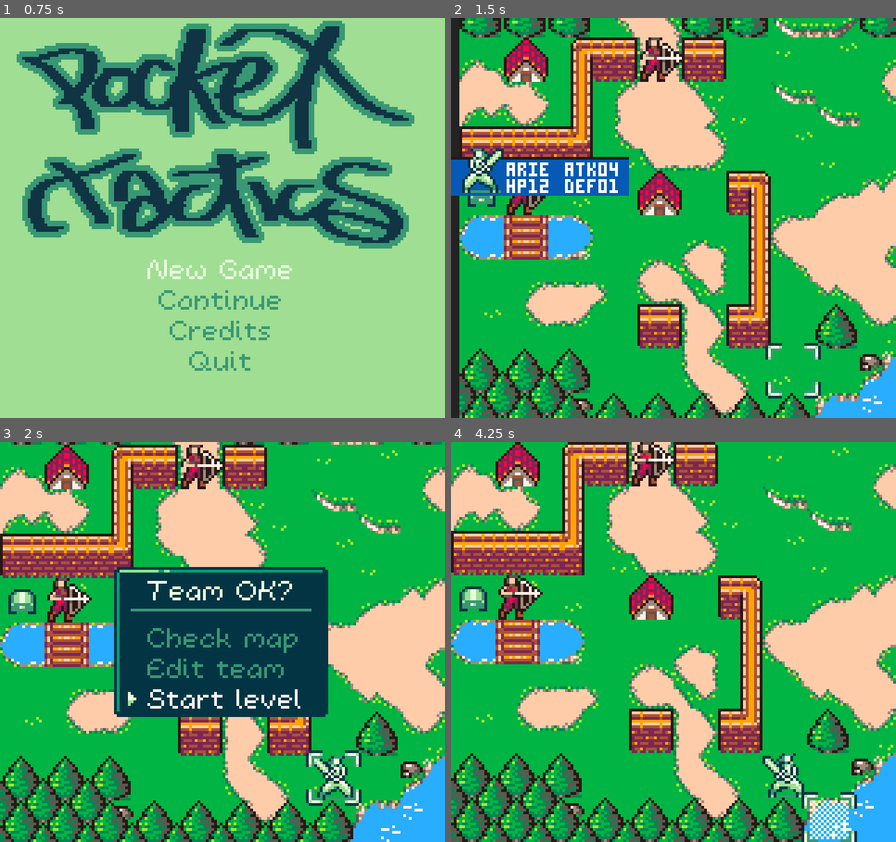
Above: before the commit, frames 1-4 (two rows, left to right).
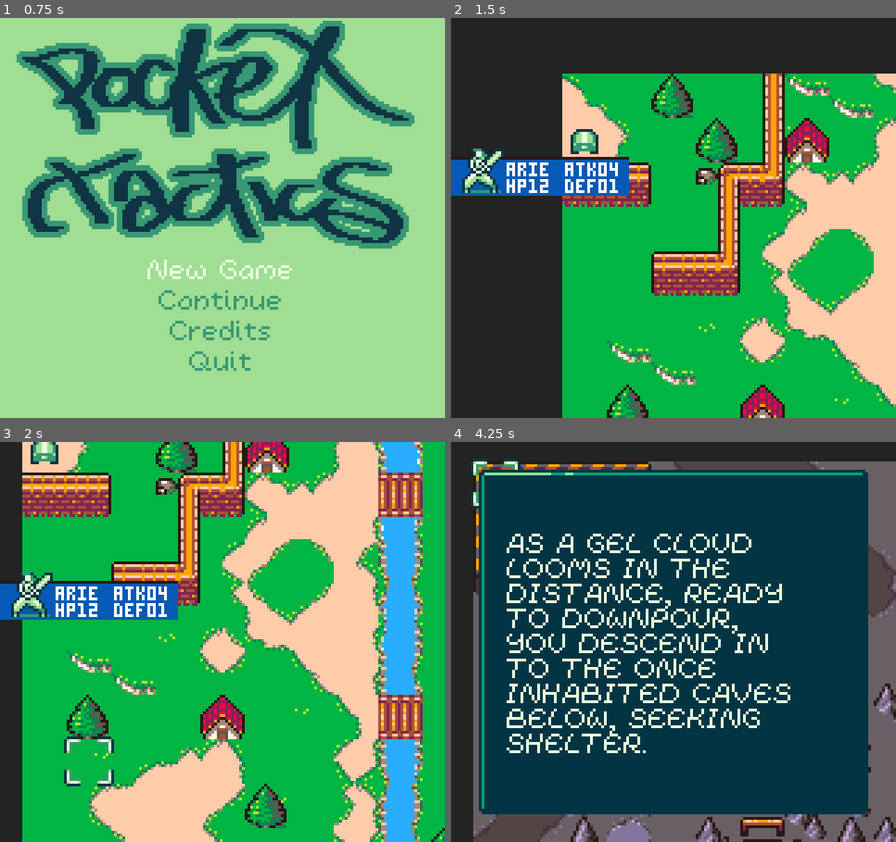
Above: after the commit, the same moments.

Repository: kevinlights/titan_tactics
Game: Godot game, scene res://scenes/landing.tscn
Two runs of this game, one before a commit and one after it. Both use one fixed random seed, a clock stepped at 60 frames per second and the inputs below.
Inputs (mouse positions are in pixels of both pictures, inside the frame that each line leads up to):
- Up to frame 1 (0.75 s): click "New Game" at 0.5 s
- Up to frame 2 (1.5 s): tap Enter (ui_accept) at 1.25 s; move the mouse to (771, 198) at 1.27 s; hold Right (ui_right) from 1.28 s (still down); tap Tab (ui_focus_next) at 1.35 s
- Up to frame 3 (2 s): keep holding Right (ui_right); tap Enter (ui_accept) at 1.52 s; tap Home (ui_home) at 1.55 s
- Up to frame 4 (4.25 s): release Right (ui_right) at 2 s; click (673, 698) at 2 s, where only the run before the commit has a clickable "Start level"; move the mouse to (584, 662) at 2.77 s; hold Down (ui_down) 2.78-3.53 s; tap Home (ui_home) at 2.85, 3.8 s; tap Enter (ui_accept) at 3.02 s; tap Tab (ui_focus_next) at 3.05, 3.6 s; move the mouse to (718, 554) at 3.52 s; hold Right (ui_right) from 3.53 s (still down)

Frame 1 is identical in both runs. In frame 2, 66% of the frame differs, in the area x 1-100%, y 0-100%; in frame 3, 80%; in frame 4, 98%, in the area x 0-100%, y 0-100%.
Error before the commit: Invalid get index 'max_hp' (on base: 'Resource'). (res://scripts/character_controller.gd:214)

Commit message:
Character Spawner tool

Diff:
--- a/project.godot
+++ b/project.godot
@@ -34,7 +34,7 @@
 "language": "GDScript",
 "path": "res://scripts/class_default_stats.gd"
 }, {
-"base": "Object",
+"base": "Resource",
 "class": "Item",
 "language": "GDScript",
 "path": "res://scripts/item.gd"
--- a/scenes/gui.tscn
+++ b/scenes/gui.tscn
@@ -55,14 +55,14 @@
 "name": "up",
 "speed": 3.0
 }, {
+"frames": [  ],
+"loop": true,
+"name": "neutral",
+"speed": 3.0
+}, {
 "frames": [ SubResource( 3 ), SubResource( 4 ) ],
 "loop": true,
 "name": "down",
-"speed": 3.0
-}, {
-"frames": [  ],
-"loop": true,
-"name": "neutral",
 "speed": 3.0
 } ]
 
@@ -89,14 +89,14 @@
 "name": "up",
 "speed": 3.0
 }, {
+"frames": [  ],
+"loop": true,
+"name": "neutral",
+"speed": 3.0
+}, {
 "frames": [ SubResource( 8 ), SubResource( 9 ) ],
 "loop": true,
 "name": "down",
-"speed": 3.0
-}, {
-"frames": [  ],
-"loop": true,
-"name": "neutral",
 "speed": 3.0
 } ]
 
@@ -127,44 +127,44 @@
 
 [sub_resource type="AtlasTexture" id=16]
 atlas = ExtResource( 20 )
-region = Rect2( 54, 0, 18, 18 )
+region = Rect2( 90, 0, 18, 18 )
 
 [sub_resource type="AtlasTexture" id=17]
 atlas = ExtResource( 20 )
-region = Rect2( 54, 18, 18, 18 )
+region = Rect2( 90, 18, 18, 18 )
 
 [sub_resource type="AtlasTexture" id=18]
 atlas = ExtResource( 20 )
-region = Rect2( 0, 0, 18, 18 )
+region = Rect2( 54, 0, 18, 18 )
 
 [sub_resource type="AtlasTexture" id=19]
 atlas = ExtResource( 20 )
-region = Rect2( 0, 18, 18, 18 )
+region = Rect2( 54, 18, 18, 18 )
 
 [sub_resource type="AtlasTexture" id=20]
 atlas = ExtResource( 20 )
-region = Rect2( 90, 0, 18, 18 )
+region = Rect2( 0, 0, 18, 18 )
 
 [sub_resource type="AtlasTexture" id=21]
 atlas = ExtResource( 20 )
-region = Rect2( 90, 18, 18, 18 )
+region = Rect2( 0, 18, 18, 18 )
 
 [sub_resource type="SpriteFrames" id=22]
 animations = [ {
 "frames": [ SubResource( 16 ), SubResource( 17 ) ],
 "loop": true,
-"name": "mage",
+"name": "archer",
 "speed": 3.0
 }, {
 "frames": [ SubResource( 18 ), SubResource( 19 ) ],
 "loop": true,
-"name": "fighter",
-"speed": 5.0
+"name": "mage",
+"speed": 3.0
 }, {
 "frames": [ SubResource( 20 ), SubResource( 21 ) ],
 "loop": true,
-"name": "archer",
-"speed": 3.0
+"name": "fighter",
+"speed": 5.0
 } ]
 
 [node name="gui" type="CanvasLayer"]
@@ -818,6 +818,7 @@
 [node name="arrow" type="AnimatedSprite" parent="weaponswap"]
 position = Vector2( 32, 32 )
 frames = SubResource( 15 )
+frame = 1
 playing = true
 
 [node name="characterselect" type="Control" parent="."]
@@ -923,7 +924,6 @@
 position = Vector2( 11, 55 )
 frames = SubResource( 22 )
 animation = "fighter"
-frame = 1
 playing = true
 
 [node name="win" type="Control" parent="."]
--- a/scenes/levels/level_1.tscn
+++ b/scenes/levels/level_1.tscn
@@ -1,12 +1,33 @@
-[gd_scene load_steps=7 format=2]
+[gd_scene load_steps=10 format=2]
 
 [ext_resource path="res://gfx/level one test.png" type="Texture" id=1]
 [ext_resource path="res://scenes/levels/level_meta_tileset.tres" type="TileSet" id=2]
 [ext_resource path="res://scripts/characterspawner.gd" type="Script" id=3]
-[ext_resource path="res://gfx/swordsman.png" type="Texture" id=4]
+[ext_resource path="res://gfx/archer.png" type="Texture" id=4]
 [ext_resource path="res://scripts/character_stats.gd" type="Script" id=5]
+[ext_resource path="res://scripts/item.gd" type="Script" id=6]
 
 [sub_resource type="Resource" id=1]
+script = ExtResource( 6 )
+character_class = 0
+level = 1
+name = "minor knife"
+attack = 1.0
+attack_range = 1.0
+defense = 0
+heal = 0
+
+[sub_resource type="Resource" id=2]
+script = ExtResource( 6 )
+character_class = 2
+level = 1
+name = "minor staff"
+attack = 1.0
+attack_range = 1.0
+defense = 0
+heal = 2.0
+
+[sub_resource type="Resource" id=3]
 script = ExtResource( 5 )
 character_class = 0
 name = ""
@@ -17,6 +38,8 @@
 def = 1
 atk_range = 1
 mov_range = 1
+item_atk = SubResource( 1 )
+item_def = SubResource( 2 )
 
 [node name="level" type="Node2D"]
 __meta__ = {
@@ -36,12 +59,13 @@
 centered = false
 
 [node name="CharacterSpawner" type="Sprite" parent="map"]
-position = Vector2( 105.574, 51.4247 )
+position = Vector2( 107.498, 51.3706 )
 texture = ExtResource( 4 )
 script = ExtResource( 3 )
-stats = SubResource( 1 )
+stats = SubResource( 3 )
 
 [node name="navigation" type="Navigation2D" parent="."]
+position = Vector2( 65.502, 42.1491 )
 
 [node name="tile_meta" type="TileMap" parent="navigation"]
 visible = false
--- a/scripts/character_controller.gd
+++ b/scripts/character_controller.gd
@@ -1,3 +1,4 @@
+tool
 class_name CharacterController
 extends Node2D
 
@@ -98,7 +99,7 @@
 	$guard.hide()
 
 func can_attack(target):
-	var atk_range = character.atk_range + character.items.atk.attack_range
+	var atk_range = character.atk_range + character.item_atk.attack_range
 	print(atk_range, " > ", target.tile.distance_to(tile), " : ", !(target.tile.distance_to(tile) > atk_range));
 	return !(target.tile.distance_to(tile) > atk_range)
 
@@ -107,15 +108,15 @@
 	if character.turn_limits.actions < 1:
 		return 0
 	character.turn_limits.actions -= 1
-	var atk_range = character.atk_range + character.items.atk.attack_range
-	var damage = float(character.atk + character.items.atk.attack)
+	var atk_range = character.atk_range + character.item_atk.attack_range
+	var damage = float(character.atk + character.item_atk.attack)
 	if target.character.character_class == character.weakness:
 		damage = damage * 0.7
 	if target.character.character_class == character.strength:
 		damage = damage * 1.3
 	if target.guarding:
 		damage = damage * 0.5
-	damage -= ((target.character.def + target.character.items.def.defense) * 1.5)
+	damage -= ((target.character.def + target.character.item_def.defense) * 1.5)
 	damage = floor(damage)
 	target.character.hp -= damage
 
@@ -206,14 +207,14 @@
 func from_spawner(character_spawner):
 #	print(character_spawner["Members/stats"])
 	print(character_spawner.stats)
-	character = character_spawner.stats.duplicate()
+	character = character_spawner.stats #.duplicate()
 	print(character)
 	# CharacterStats.new(character_spawner.stats.character_class, character_spawner.stats.control)
 #	character_spawner.stats
 	# reset to max hp when deploying
 	character.hp = character.max_hp
 	select_type()
-	init_common(character_spawner.control)
+	init_common(character_spawner.stats.control)
 
 func from_library(team_member):
 	character = team_member
@@ -259,7 +260,8 @@
 
 func init(char_type, control = Game.CONTROL.PLAYER):
 	var default_stats = load("res://resources/class_stats.tres") # [class_map[char_type]]
-	character = CharacterStats.new(char_type, control)
+	character = CharacterStats.new()
+#	character.from_defaults(char_type, control)
 #	var class_map = {
 #		Game.TYPE.FIGHTER: "swordsman",
 #		Game.TYPE.ARCHER: "archer",
--- a/scripts/character_stats.gd
+++ b/scripts/character_stats.gd
@@ -12,8 +12,9 @@
 export(int) var def
 export(int) var atk_range
 export(int) var mov_range
+export(Resource) var item_atk
+export(Resource) var item_def
 
-var is_stats = true
 var abilities
 var control
 var weakness
@@ -21,6 +22,9 @@
 
 func set_character_class(new_character_class):
 	character_class = new_character_class
+	if item_atk and item_def:
+		item_atk.character_class = new_character_class
+		item_def.character_class = new_character_class
 	emit_signal("class_changed")
 
 func get_character_class():
@@ -41,9 +45,13 @@
 	turn_limits.actions = 1
 
 func _ready():
-	pass # Replace with function body.
+	pass
+#	item_atk = Item.new()
+#	item_def = Item.new()
+#	item_atk.generate(Game.level, character_class)
+#	item_def.generate(Game.level, character_class)
 
-func _init(request_class, request_control, atk = 1, def = 1, atk_range = 1, mov_range = 1, hp = 10):
+func from_defaults(request_class, request_control, atk = 1, def = 1, atk_range = 1, mov_range = 1, hp = 10):
 	character_class = request_class
 	control = request_control
 	self.hp = hp
@@ -52,8 +60,10 @@
 	self.def = def
 	self.mov_range = mov_range
 	self.atk_range = atk_range
-	items.atk = Item.new()
-	items.def = Item.new()
+	item_atk = Item.new()
+	item_def = Item.new()
+	item_atk.generate(Game.level, character_class)
+	item_def.generate(Game.level, character_class)
 
 func generate(class_stats, request_class, request_control):
 	var default_stats = class_stats.archer
@@ -62,11 +72,11 @@
 		default_stats = class_stats.swordsman
 	elif request_class == Game.TYPE.MAGE:
 		default_stats = class_stats.mage
-#
-#	items.atk = Item.new()
-#	items.def = Item.new()
 	character_class = default_stats.character_class
-	items.atk.generate(Game.level, character_class)
+	item_atk = Item.new()
+	item_def = Item.new()
+	item_atk.generate(Game.level, character_class)
+	item_def.generate(Game.level, character_class)
 	control = request_control
 	level = Game.level
 	abilities = Game.class_stats.abilities[character_class]
@@ -76,29 +86,8 @@
 	turn_limits.move_distance = default_stats.mov_range
 	turn_limits.actions = 1 # Game.class_stats.actions[type]
 	atk_range = default_stats.atk_range
-	#attack_damage = Game.class_stats.damage[type]
-
-#	if control == Game.CONTROL.AI:
-#		match Game.level:
-#			0:
-#				attack_damage = default_stats.atk
-#			1:
-#				attack_damage = default_stats.atk
-#			2:
-#				attack_damage = default_stats.atk
-#			3:
-#				attack_damage = default_stats.atk * 0.8
-#			4:
-#				attack_damage = default_stats.atk * 0.6
-#			5:
-#				attack_damage = default_stats.atk * 0.4
-#			6:
-#				attack_damage = default_stats.atk * 0.3
-#	else:
 	atk = default_stats.atk
-
 	def = default_stats.def
-#	heal = default_stats.atk
 	weakness = Game.class_stats.weakness[character_class]
 	strength = Game.class_stats.strength[character_class]
 	name = Game.character_names[rand_range(0, Game.character_names.size() - 1)]
--- a/scripts/characterspawner.gd
+++ b/scripts/characterspawner.gd
@@ -6,20 +6,36 @@
 
 # Called when the node enters the scene tree for the first time.
 func _enter_tree():
-	# default_stats, request_class, request_control
-	var default_stats = load("res://resources/class_stats.tres")
+	if Engine.editor_hint:
+		var default_stats = load("res://resources/class_stats.tres")
+		if !stats:
+			print("create stats object")
+			stats = CharacterStats.new()
+			stats.from_defaults(default_stats, Game.TYPE.ARCHER, Game.CONTROL.AI)
+		stats.connect("class_changed", self, "set_sprite")
+		print(stats.character_class)
+		stats.character_class = Game.TYPE.ARCHER
+		call_deferred("set_sprite")
 
-	if !stats:
-		print("create stats object")
-		stats = CharacterStats.new(default_stats, Game.TYPE.ARCHER, Game.CONTROL.AI)
-	stats.connect("class_changed", self, "set_sprite")
-	set_sprite()
+func _init():
+	add_to_group("ai_spawn")
+#	print(stats)
+#	if !stats:
+#		print("Corrupt spawn in init!")
+#	else:
+#		print(stats)
 
 func _ready():
 	add_to_group("ai_spawns")
-	print(stats)
-	if !stats:
-		print("Corrupt spawn!")
+#	print(stats)
+#	if stats is CharacterStats:
+#		print("This is character stats")
+#	else:
+#		print("Wrong resource type!")
+#	if !stats:
+#		print("Corrupt spawn in ready!")
+#	print(stats == self.stats, stats, self.stats)
+#	print(stats.hp)
 
 func set_sprite():
 #	if stats:
--- a/scripts/game.gd
+++ b/scripts/game.gd
@@ -168,6 +168,7 @@
 
 func _ready():
 	var default_stats = load("res://resources/class_stats.tres")
-	var character = CharacterStats.new(TYPE.FIGHTER, CONTROL.PLAYER)
+	var character = CharacterStats.new()
+#	character.from_defaults(TYPE.FIGHTER, CONTROL.PLAYER)
 	character.generate(default_stats, TYPE.FIGHTER, CONTROL.PLAYER)
 	team.append(character)
--- a/scripts/gui/teamselect.gd
+++ b/scripts/gui/teamselect.gd
@@ -30,9 +30,9 @@
 		Game.TYPE.MAGE:
 			animation = "mage"
 	$name.text = characters[selected].name
-	$atk.text = "ATK" + "%02d" % (characters[selected].atk + characters[selected].items.atk.attack)
+	$atk.text = "ATK" + "%02d" % (characters[selected].atk + characters[selected].item_atk.attack)
 	$hp.text = "HP" + "%02d" % characters[selected].hp
-	$def.text = "DEF" +  "%02d" % (characters[selected].def + characters[selected].items.def.defense)
+	$def.text = "DEF" +  "%02d" % (characters[selected].def + characters[selected].item_def.defense)
 	$type.play(animation)
 #	var current = characters[selected]
 
--- a/scripts/item.gd
+++ b/scripts/item.gd
@@ -1,14 +1,28 @@
-extends Object
+tool
+extends Resource
 class_name Item
 
-var attack = 0
-var attack_range = 0
-var accuracy = 0
-var defense = 0
-var heal = 0
-var name = "unknown item"
-var level = 0
-var type
+export(int, "Swordsman", "Archer", "Mage") var character_class setget set_class, get_class
+export(int) var level = 0 setget set_level,get_level
+export(String) var name = "unknown item"
+export(int) var attack = 0
+export(int) var attack_range = 0
+export(int) var defense = 0
+export(int) var heal = 0
+
+func set_level(item_level):
+	level = item_level
+	generate(level, character_class)
+
+func get_level():
+	return level
+
+func set_class(item_class):
+	character_class = item_class
+	generate(level, character_class)
+
+func get_class():
+	return character_class
 
 var item_prefix = {
 	0: [ "lesser", "small", "rusted", "broken", "weak", "puny", "light" ],
@@ -24,22 +38,23 @@
 	Game.TYPE.ARCHER: [ "bow", "longbow" ],
 	Game.TYPE.MAGE: [ "wand", "staff", "scepter" ]
 }
-func _init(item_name = 0, attack_buff = 0, range_buff = 0, accuracy_buff = 0, heal_buff = 0):
+
+func create(item_name = 0, attack_buff = 0, range_buff = 0, accuracy_buff = 0, heal_buff = 0):
 	name = item_name
 	attack = attack_buff
-	accuracy = accuracy_buff
 	attack_range = range_buff
 	heal = heal_buff
 
-func generate(level, item_type):
-	type = item_type
+func generate(level, item_class):
+	character_class = item_class
 	level = clamp(level, 0, 5)
 	var prefix = item_prefix[level][rand_range(0, item_prefix[level].size() - 1)]
-	var suffix = item_names[type][rand_range(0, item_names[type].size() - 1)]
+	var suffix = item_names[character_class][rand_range(0, item_names[character_class].size() - 1)]
 	name = prefix + " " + suffix
 	attack = floor(level * rand_range(level, level * 1.5))
 	attack_range = floor(level * rand_range(level, level * 1.5))
-	accuracy = level
 	heal = 0
-	if type == Game.TYPE.MAGE:
+	if character_class == Game.TYPE.MAGE:
 		heal = floor(1 + level * rand_range(0, level * 2))
+	if Engine.editor_hint:
+		property_list_changed_notify()
--- a/scripts/world.gd
+++ b/scripts/world.gd
@@ -175,32 +175,20 @@
 			var tile_id = tile_meta.get_cell(x, y)
 			if tile_id == TILEID.PLAYER_SPAWN:
 				player_spawns.append(Vector2(x, y))
-			if tile_id == TILEID.ENEMY_SPAWN_MAGE:
-				current[Game.CONTROL.AI].append(spawn_character(x, y, Game.TYPE.MAGE, Game.CONTROL.AI))
-				current[Game.CONTROL.AI].back().connect("death", self, "_on_death")
-				current[Game.CONTROL.AI].back().connect("done", self, "advance_turn")
-			if tile_id == TILEID.ENEMY_SPAWN_FIGHTER:
-				current[Game.CONTROL.AI].append(spawn_character(x, y, Game.TYPE.FIGHTER, Game.CONTROL.AI))
-				current[Game.CONTROL.AI].back().connect("death", self, "_on_death")
-				current[Game.CONTROL.AI].back().connect("done", self, "advance_turn")
-			if tile_id == TILEID.ENEMY_SPAWN_ARCHER:
-				current[Game.CONTROL.AI].append(spawn_character(x, y, Game.TYPE.ARCHER, Game.CONTROL.AI))
-				current[Game.CONTROL.AI].back().connect("death", self, "_on_death")
-				current[Game.CONTROL.AI].back().connect("done", self, "advance_turn")
+#			if tile_id == TILEID.ENEMY_SPAWN_MAGE:
+#				current[Game.CONTROL.AI].append(spawn_character(x, y, Game.TYPE.MAGE, Game.CONTROL.AI))
+#				current[Game.CONTROL.AI].back().connect("death", self, "_on_death")
+#				current[Game.CONTROL.AI].back().connect("done", self, "advance_turn")
+#			if tile_id == TILEID.ENEMY_SPAWN_FIGHTER:
+#				current[Game.CONTROL.AI].append(spawn_character(x, y, Game.TYPE.FIGHTER, Game.CONTROL.AI))
+#				current[Game.CONTROL.AI].back().connect("death", self, "_on_death")
+#				current[Game.CONTROL.AI].back().connect("done", self, "advance_turn")
+#			if tile_id == TILEID.ENEMY_SPAWN_ARCHER:
+#				current[Game.CONTROL.AI].append(spawn_character(x, y, Game.TYPE.ARCHER, Game.CONTROL.AI))
+#				current[Game.CONTROL.AI].back().connect("death", self, "_on_death")
+#				current[Game.CONTROL.AI].back().connect("done", self, "advance_turn")
 			if tile_id == TILEID.CHEST:
 				var chest = spawn_chest(x, y)
-	var ai_spawns = get_tree().get_nodes_in_group ("ai_spawns")
-	for ai_spawn in ai_spawns:
-		var character:Node = load("res://scenes/character_controller.tscn").instance()
-		character.from_spawner(ai_spawn)
-		character.teleport(floor(ai_spawn.position.x / Game.cell_size), floor(ai_spawn.position.y / Game.cell_size))
-		current[Game.CONTROL.AI].append(character) # spawn_character(floor(ai_spawn.position.x / Game.cell_size), floor(ai_spawn.position.y / Game.cell_size), ai_spawn.stats.character_class, Game.CONTROL.AI))
-		current[Game.CONTROL.AI].back().connect("death", self, "_on_death")
-		current[Game.CONTROL.AI].back().connect("done", self, "advance_turn")
-		ai_spawn.hide()
-
-	print(ai_spawns)
-	ai = NaiveAI.new(self)
 	gui.get_node("action_menu").connect("attack", self, "_on_attack")
 	gui.get_node("action_menu").connect("recruit", self, "_on_recruit")
 	gui.get_node("action_menu").connect("guard", self, "_on_guard")
@@ -226,6 +214,23 @@
 	else:
 		select_team()
 	$music.get_node(Game.get_theme()).play()
+	call_deferred("spawn_ai_team")
+
+func spawn_ai_team():
+	var ai_spawns = get_tree().get_nodes_in_group("ai_spawns")
+	for ai_spawn in ai_spawns:
+		var character:Node = load("res://scenes/character_controller.tscn").instance()
+		character.from_spawner(ai_spawn)
+		character.teleport(floor(ai_spawn.position.x / Game.cell_size), floor(ai_spawn.position.y / Game.cell_size))
+		character.character.control = Game.CONTROL.AI
+		character.add_to_group("characters")
+		current[Game.CONTROL.AI].append(character) # spawn_character(floor(ai_spawn.position.x / Game.cell_size), floor(ai_spawn.position.y / Game.cell_size), ai_spawn.stats.character_class, Game.CONTROL.AI))
+		current[Game.CONTROL.AI].back().connect("death", self, "_on_death")
+		current[Game.CONTROL.AI].back().connect("done", self, "advance_turn")
+		world_map.add_child(character)
+		ai_spawn.hide()
+#	print(ai_spawns)
+	ai = NaiveAI.new(self)
 
 func select_team():
 	for member in Game.team:
@@ -444,8 +449,9 @@
 	return Game.CONTEXT.MOVE
 
 # DEBUG INPUT
-#func _input(event):
-#	if event.is_action("ui_focus_next") && !event.is_echo() && event.is_pressed():
-#		_on_next_level()
-#	if event.is_action("ui_home") && !event.is_echo() && event.is_pressed():
-#		_on_replay()
+func _input(event):
+	if event.is_action("ui_focus_next") && !event.is_echo() && event.is_pressed():
+		_on_next_level()
+#		spawn_ai_team()
+	if event.is_action("ui_home") && !event.is_echo() && event.is_pressed():
+		_on_replay()
Not shown, added: gfx/menu select.png.import
Not shown, added: gfx/speak.png.import
